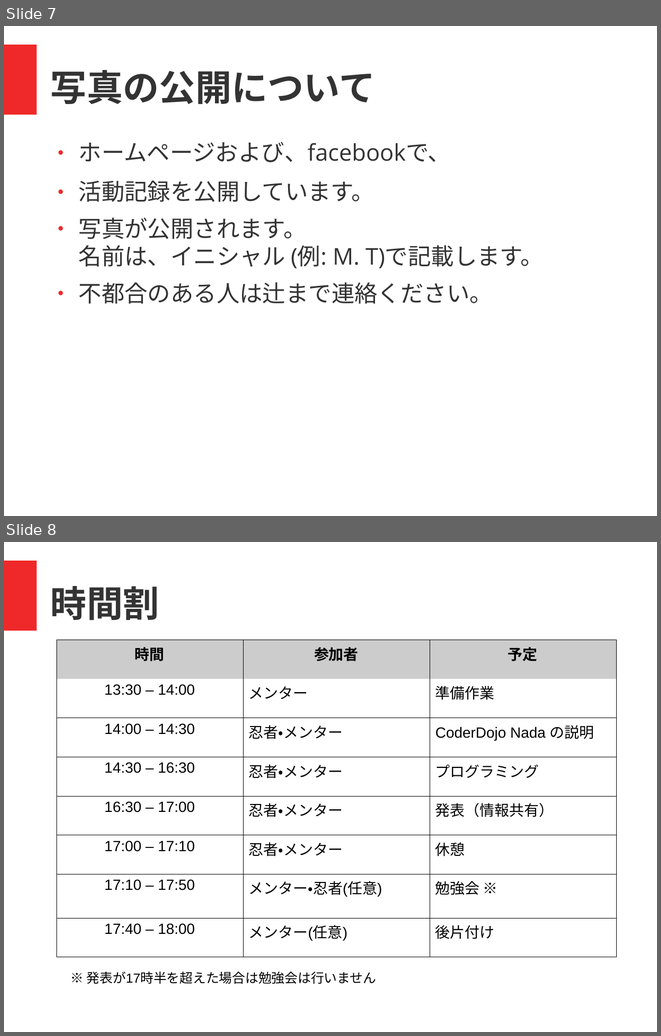
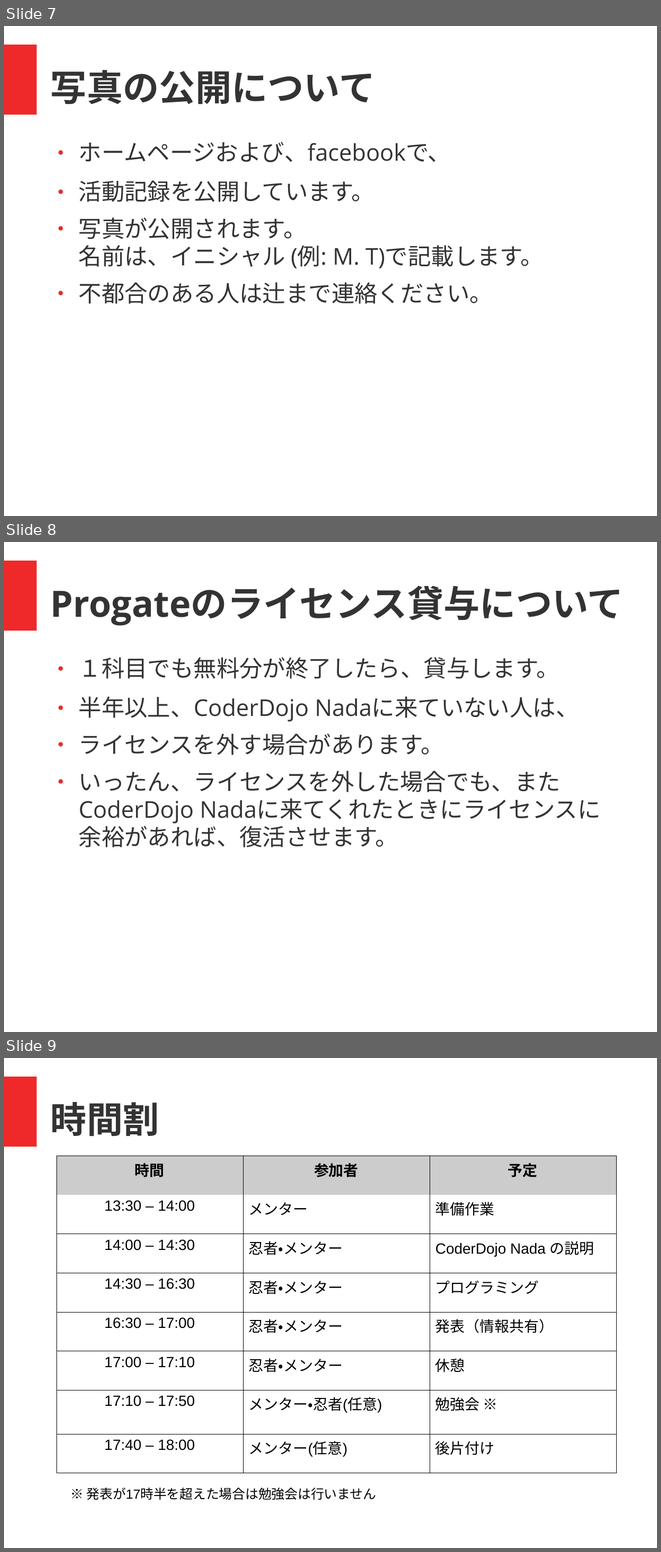
Before and after one commit to coderdojo-nada/resource, a slide deck: guide/coderdojo-nada紹介.odp. Shown one above the other, each under a label of ours: slides 7 and 8 before the commit, slides 7, 8 and 9 after it. The pictures are 661x1036 and 661x1552 pixels, drawn with LibreOffice and Linux fonts; fonts in the diff are those of the drawing. Boxes give left, top, right and bottom in pixels: in the first picture for what was removed or moved away, otherwise in the second. Text is boxed around its words. In the diff, an @@ line names an element or a change of style, - is before the commit and + after.

```diff
--- a/guide/coderdojo-nada紹介.odp
+++ b/guide/coderdojo-nada紹介.odp
@@ slide 8 added at (4, 542, 657, 1032), background #FFFFFF; not listed: 1 template element that a slide beside it also shows @@
@@ text added at (51, 585, 624, 626), 44 pt, text #333333, bold @@
+Progateのライセンス貸与について
@@ text added at (79, 657, 579, 847), 28 pt, text #333333 @@
+● １科目でも無料分が終了したら、貸与します。
+● 半年以上、CoderDojo Nadaに来ていない人は、
+● ライセンスを外す場合があります。
+● いったん、ライセンスを外した場合でも、またCoderDojo Nadaに来てくれたときにライセンスに余裕があれば、復活させます。
@@ what was slide 8 is now slide 9 @@
```
Also in this commit, not shown: 2 slides changed, 3 other files.
